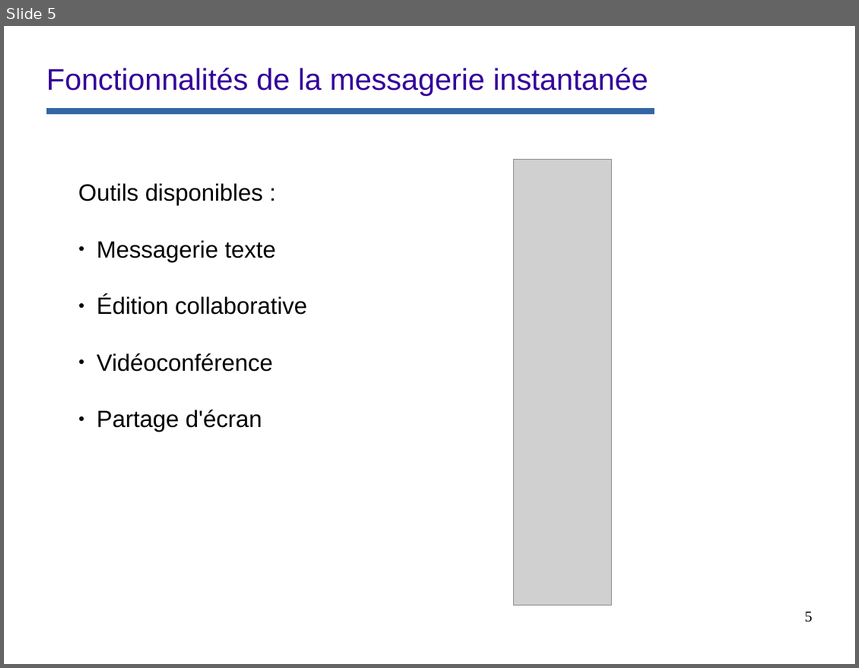
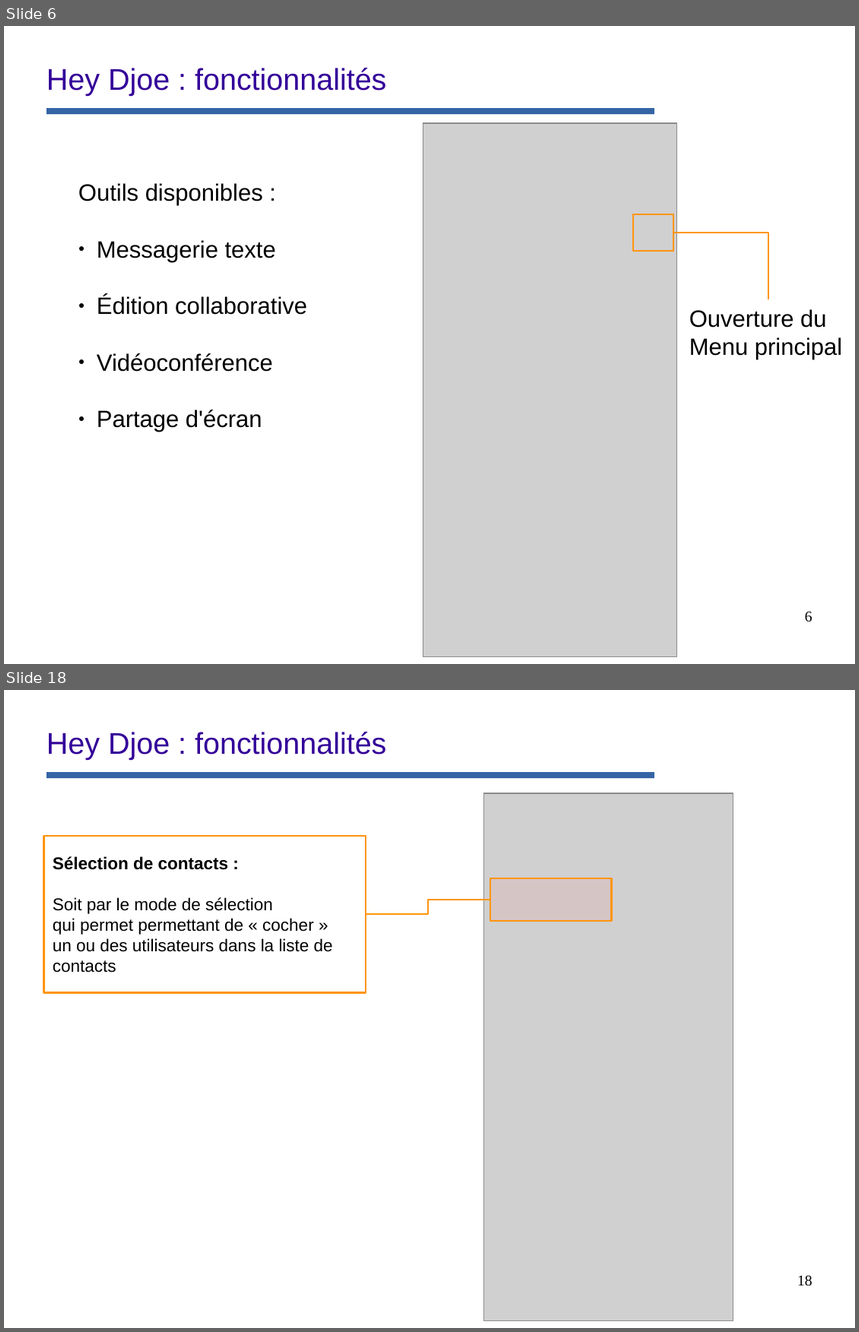
Before and after one commit to remipassmoilesel/heydjoe, a slide deck: opt/documentation/diapo-functionalities.odp. Shown one above the other, each under a label of ours: slide 5 before the commit, slides 6 and 18 after it; the slides between them are not shown. The pictures are 859x668 and 859x1332 pixels, drawn with LibreOffice and Linux fonts; fonts in the diff are those of the drawing; grey boxes stand for pictures; background and template pictures are left out. Boxes give left, top, right and bottom in pixels: in the first picture for what was removed or moved away, otherwise in the second. Text is boxed around its words. In the diff, an @@ line names an element or a change of style, - is before the commit and + after.

```diff
--- a/opt/documentation/diapo-functionalities.odp
+++ b/opt/documentation/diapo-functionalities.odp
@@ slide 18 added at [4,690,855,1328], background #FFFFFF; not listed: 1 template element that a slide beside it also shows @@
@@ title added at [47,732,386,760], 28 pt, text #330099 @@
+Hey Djoe : fonctionnalités
@@ picture added at [484,793,734,1322] @@
@@ rectangle added at [44,836,367,992], fill #FFFFFF at 13% opacity, outline #FF950E 1.98 pt, 16 pt, text #000000 @@
+Sélection de contacts :
+Soit par le mode de sélection
+qui permet permettant de « cocher »
+un ou des utilisateurs dans la liste de
+contacts
@@ rectangle added at [490,878,612,921], fill #FF8080 at 13% opacity, outline #FF950E 1.98 pt @@
@@ elbow line added from (367, 915) to (490, 900), #FF950E 1.42 pt @@
@@ page number added at [797,1276,813,1287], 14 pt, text #000000 @@
+18
@@ what was slide 5 is now slide 6 @@
@@ slide 6 changed as well @@
@@ title at [47,68,386,96]: text changed @@
-Fonctionnalités de la messagerie instantanée
+Hey Djoe : fonctionnalités
@@ picture: place and size @@
-picture at [514,160,612,605]
+picture at [424,123,677,658]
@@ rectangle added at [633,214,674,251], outline #FF950E 1.42 pt @@
@@ elbow line added from (674, 233) to (769, 300), #FF950E 1.42 pt @@
@@ text added at [690,309,842,360], 22 pt, text #000000 @@
+Ouverture du
+Menu principal
@@ page number at [805,612,813,623]: text changed @@
-5
+6
```
Also in this commit, not shown: 5 other slides changed, 14 other slides added, 11 slides removed, 15 other files.
